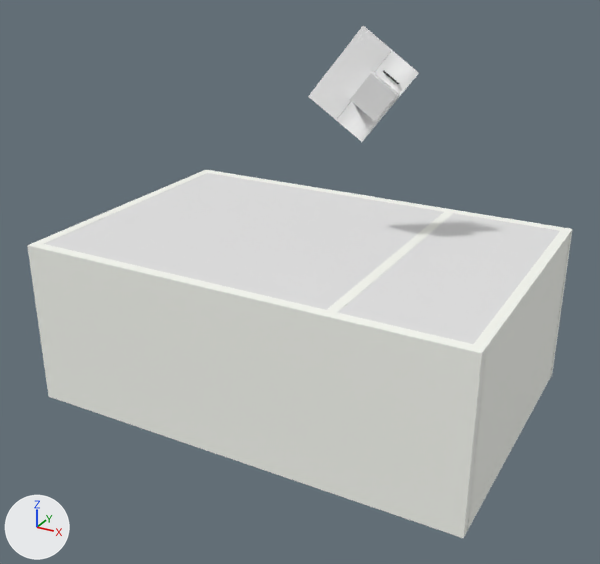
An edit to the FBX model Blender/restaurace.fbx, drawn before and after from the same camera.
One viewpoint serves both versions: a camera (50 mm lens) standing at (24.4, -45.3, 30.6) and looking at (0.3, -1.4, 8.6). The lights are fixed; the arrows at lower left show +X, +Y and +Z. Where no turn or scale is listed for an object, it has been applied to the vertices.
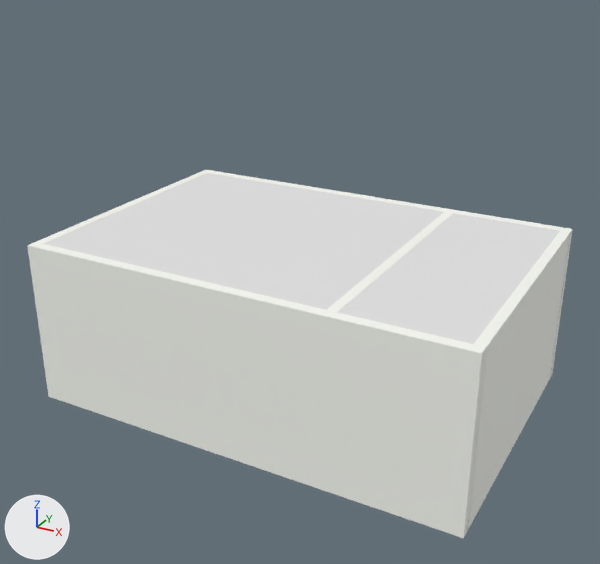
Location of each change, (x1, y1, x2, y2) in pixels of the pictures (600 x 564 px):
'Cube.005', moved, turned (not visible afterwards)
    before: (308, 26, 392, 120)
'Cube.004', moved, turned (not visible afterwards)
    before: (336, 50, 419, 142)
'Cube.008', deleted
    before: (350, 72, 398, 121)
'Cube.009', moved, turned (not visible afterwards)
    before: (377, 63, 399, 84)

Diff of the bpy script that builds the scene:
```diff
--- a/Blender/restaurace.fbx.py
+++ b/Blender/restaurace.fbx.py
@@ ob_cube_009 @@
 ob_cube_009 = bpy.data.objects.new('Cube.009', me_cube_010)
-ob_cube_009.location = (4.12, 1.06, 20.71)
-ob_cube_009.rotation_euler = (0.863, 2.491, -0.701)  # degrees (49, 143, -40)
+ob_cube_009.location = (6.53, -5.67, 1.77)
+ob_cube_009.rotation_euler = (-3.142, 0.795, 0.0)  # degrees (-180, 46, 0)
 ob_cube_009.scale = (-0.115, -1.0, -1.0)
@@ ob_cube_004 @@
 ob_cube_004 = bpy.data.objects.new('Cube.004', me_cube_005)
-ob_cube_004.location = (3.92, 0.97, 20.87)
-ob_cube_004.rotation_euler = (0.65, 0.0552, 1.866)  # degrees (37, 3.2, 107)
+ob_cube_004.location = (-14.69, -0.78, 2.65)
 ob_cube_004.scale = (1.0, 10.0, 1.0)
@@ ob_cube_008 @@
-ob_cube_008 = bpy.data.objects.new('Cube.008', me_cube)
-ob_cube_008.location = (4.08, 1.01, 20.76)
@@ ob_cube_005 @@
 ob_cube_005 = bpy.data.objects.new('Cube.005', me_cube_006)
-ob_cube_005.location = (2.53, 0.6, 21.97)
-ob_cube_005.rotation_euler = (0.65, 0.0552, 1.866)  # degrees (37, 3.2, 107)
+ob_cube_005.location = (-14.7, 1.03, 2.67)
 ob_cube_005.scale = (1.0, 10.0, 1.0)
```
